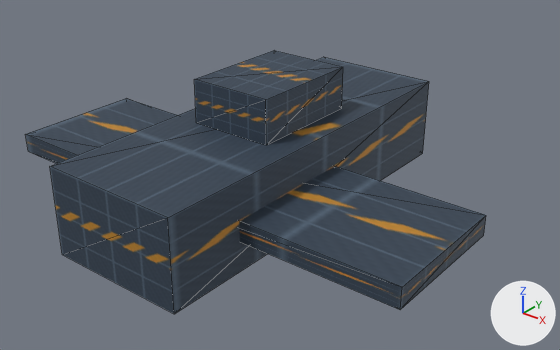
A saved change to the glTF model public/assets/models/ship.glb.
The view is the same before and after, from a 50 mm camera at (2.28, -2.73, 1.65) aimed at (0.15, -0.07, 0.0). The lights are fixed; the arrows at lower right show +X, +Y and +Z. The older version comes first. Mesh edges are drawn as thin lines. Vertices at exactly the same position are counted once.

The older version as bpy lines, for what is in view:
```python
mat_hull = principled_material('Hull')
mat_hull.texture = img_hullmap
mat_hull.metallic = 0.25
mat_hull.roughness = 0.65
me_shipmesh = bpy.data.meshes.new('ShipMesh')
me_shipmesh.from_pydata(...)  # a box spanning x -0.36..0.36, y -1.0..1.0, z -0.2..0.24; a box spanning x -1.15..1.15, y -0.6..0.1, z -0.05..0.05; a box spanning x -0.22..0.22, y -0.25..0.35, z 0.24..0.46
me_shipmesh.materials.append(mat_hull)  # picture img_hullmap
ob_ship = bpy.data.objects.new('Ship', me_shipmesh)
ob_ship.location = (0.0, 0.0, 0.0)
```
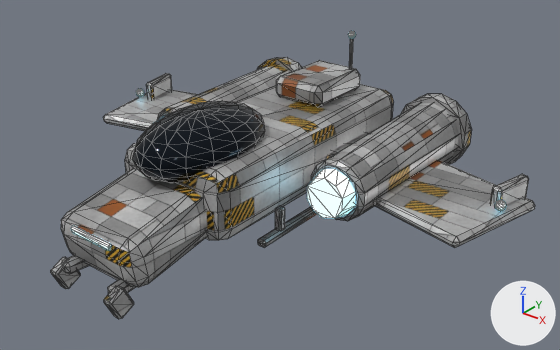
Boxes [x1, y1, x2, y2] around the edits, measured in the pictures (560 x 350 px):
'Ship', surface changed, reshaped (9% taller): before [26, 50, 486, 314]; after [51, 31, 535, 319]
part 1 of me_shipmesh, added: after [257, 57, 301, 72]
part 2 of me_shipmesh, added: after [400, 94, 472, 164]
part 3 of me_shipmesh, added (mostly hidden): after [349, 38, 353, 69]
part 4 of me_shipmesh, added (black): after [132, 101, 265, 183]
part 5 of me_shipmesh, added: after [136, 89, 144, 97]
part 6 of me_shipmesh, added: after [307, 169, 355, 219]
part 7 of me_shipmesh, added: after [495, 200, 506, 211]
part 8 of me_shipmesh, added: after [348, 31, 356, 39]
part 9 of me_shipmesh, rebuilt (29% narrower, 39% shorter): before [50, 57, 429, 314]; after [125, 84, 394, 240]
part 10 of me_shipmesh, reshaped: before [26, 50, 486, 310]; after [51, 60, 535, 319]

The change in detail:
Picture 'ShipHull' (img_shiphull) is new.
Material 'Hull' (mat_hull) changes its picture from img_hullmap to img_shiphull.
In material 'Hull' (mat_hull), metallic goes from 0.25 to 0.35.
In material 'Hull' (mat_hull), roughness goes from 0.65 to 0.42.
Material 'Glass' (mat_glass) is new.
Its base color is (0.00335, 0.0075, 0.0144) (black #0b1520).
Its metallic is 0.7.
Its roughness is 0.06.
Material 'Glow' (mat_glow) is new.
Its base color is (1.0, 1.0, 1.0) (white #ffffff).
Its emission color is (0.212, 0.745, 1.0) (cyan #7fe0ff).
Its emission strength is 1.6.
me_shipmesh is used by ob_ship; location (0.0, 0.0, 0.0).
me_shipmesh had 24 vertices, 36 faces and spanned x -1.15..1.15, y -1.0..1.0, z -0.2..0.46.
me_shipmesh now has 1092 vertices, 2052 faces and spans x -1.25..1.25, y -1.18..0.86, z -0.23..0.56.
me_shipmesh part 1: a new loose piece, a 14-sided cut cone along y (radius 0.2 at the low end, 0.195 at the high end) spanning x -0.715..-0.325, y 0.755..0.845, z -0.15..0.25, in mat_hull (picture img_shiphull).
me_shipmesh part 2: a new loose piece, a 14-sided cut cone along y (radius 0.2 at the low end, 0.195 at the high end) spanning x 0.325..0.715, y 0.755..0.845, z -0.15..0.25, in mat_hull (picture img_shiphull).
me_shipmesh part 3: a new loose piece, a 6-sided cylinder along z spanning x 0.093..0.107, y 0.592..0.608, z 0.34..0.54, in mat_hull (picture img_shiphull).
me_shipmesh part 4: a new loose piece, a UV sphere (16 segments, 10 rings, poles along z) spanning x -0.22..0.22, y -0.8..-0.08, z 0.12..0.42, in mat_glass (black #0b1520).
me_shipmesh part 5: a new loose piece, an icosphere of 80 faces spanning x -1.185..-1.135, y 0.195..0.245, z 0.025..0.075, in mat_glow (white #ffffff, glowing cyan #7fe0ff).
me_shipmesh part 6: a new loose piece, a 10-sided cut cone along y (radius 0.1 at the low end, 0.12 at the high end) spanning x 0.41..0.63, y -0.21..-0.11, z -0.07..0.17, in mat_glow (white #ffffff, glowing cyan #7fe0ff).
me_shipmesh part 7: a new loose piece, an icosphere of 80 faces spanning x 1.135..1.185, y 0.195..0.245, z 0.025..0.075, in mat_glow (white #ffffff, glowing cyan #7fe0ff).
me_shipmesh part 8: a new loose piece, an icosphere of 80 faces spanning x 0.08..0.12, y 0.58..0.62, z 0.525..0.565, in mat_glow (white #ffffff, glowing cyan #7fe0ff).
me_shipmesh part 9: the loose piece of 8 vertices spanning x -0.36..0.36, y -1.0..1.0, z -0.2..0.24 is rebuilt with 56 vertices and now spans x -0.31..0.31, y -0.68..0.78, z -0.09..0.25.
me_shipmesh part 10: 16 vertices removed from x -1.15..1.15, y -0.6..0.35, z -0.05..0.46; 600 vertices added at x -1.25..1.25, y -1.18..0.79, z -0.23..0.36.
Other edits to the shape of me_shipmesh do not show in these pictures.
me_shipmesh gains material mat_glass (black #0b1520).
me_shipmesh gains material mat_glow (white #ffffff, glowing cyan #7fe0ff).
